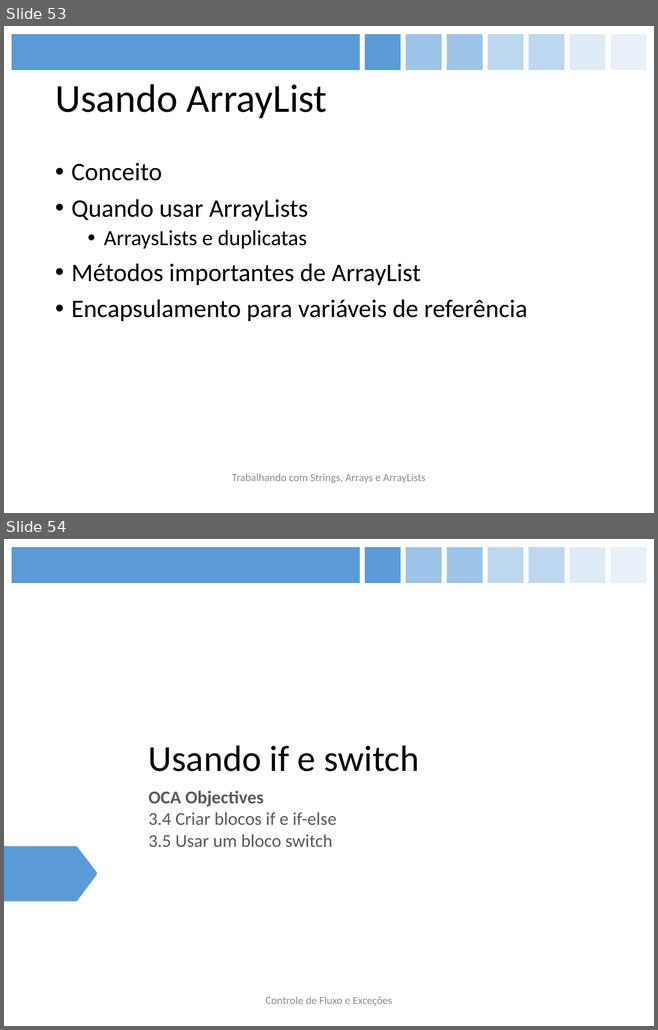
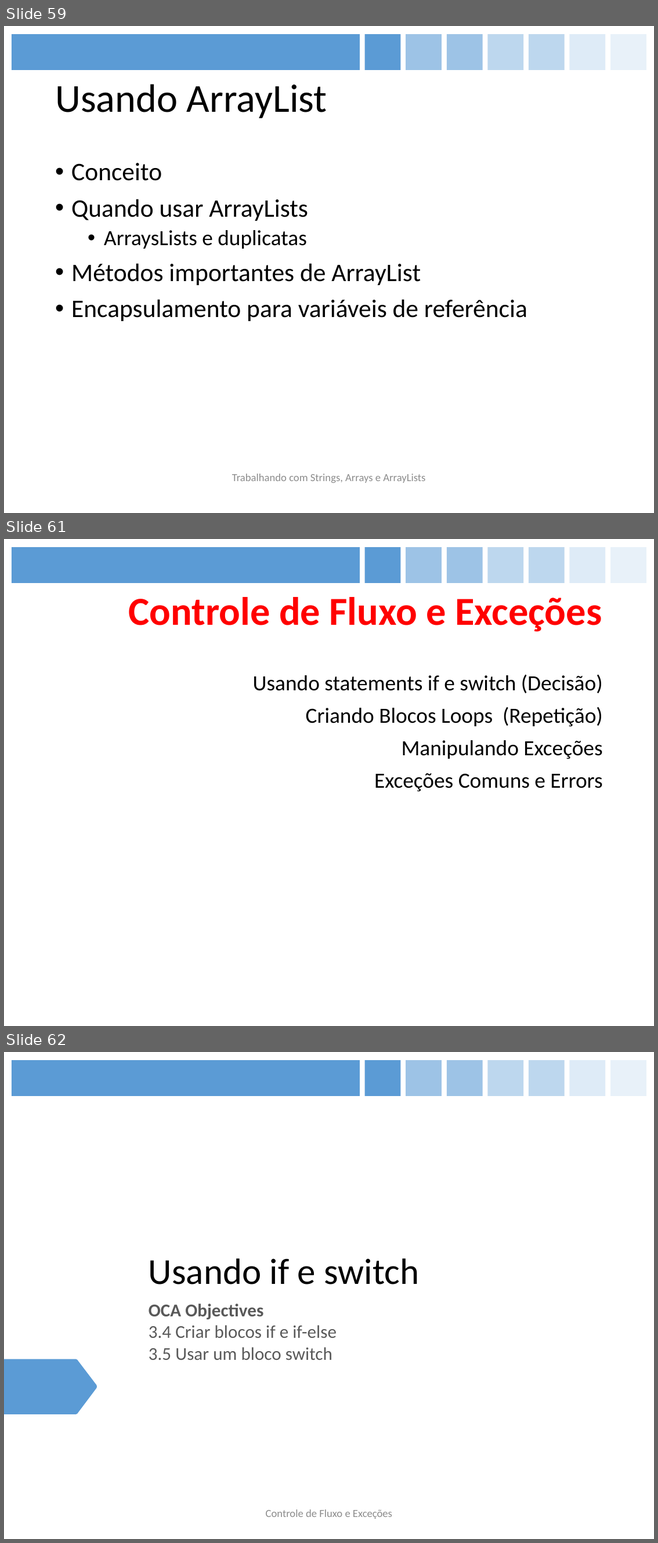
Before and after one commit to figueiredojrr/treinamentoJavaSeOcaAgosto, a slide deck: TreinamentoJavaSeOca/documentos/apresentação/OCA.pptx. Shown one above the other, each under a label of ours: slides 53 and 54 before the commit, slides 59, 61 and 62 after it; the slides between them are not shown. The pictures are 658x1030 and 658x1543 pixels, drawn with LibreOffice and Linux fonts; fonts in the diff are those of the drawing. Boxes give left, top, right and bottom in pixels: in the first picture for what was removed or moved away, otherwise in the second. Text is boxed around its words. In the diff, an @@ line names an element or a change of style, - is before the commit and + after.

```diff
--- a/TreinamentoJavaSeOca/documentos/apresentação/OCA.pptx
+++ b/TreinamentoJavaSeOca/documentos/apresentação/OCA.pptx
@@ slide 61 added at (4, 539, 654, 1026), background #FFFFFF; not listed: 8 template elements that a slide beside it also shows @@
@@ title added at (128, 597, 601, 632), 44 pt, text #FF0000, bold @@
+Controle de Fluxo e Exceções
@@ text added at (253, 675, 603, 792), 24 pt, text #000000 @@
+Usando statements if e switch (Decisão)
+Criando Blocos Loops (Repetição)
+Manipulando Exceções
+Exceções Comuns e Errors
@@ what was slide 53 is now slide 59 @@
@@ what was slide 54 is now slide 62 @@
```
Also in this commit, not shown: 4 slides changed, 8 other slides added.
